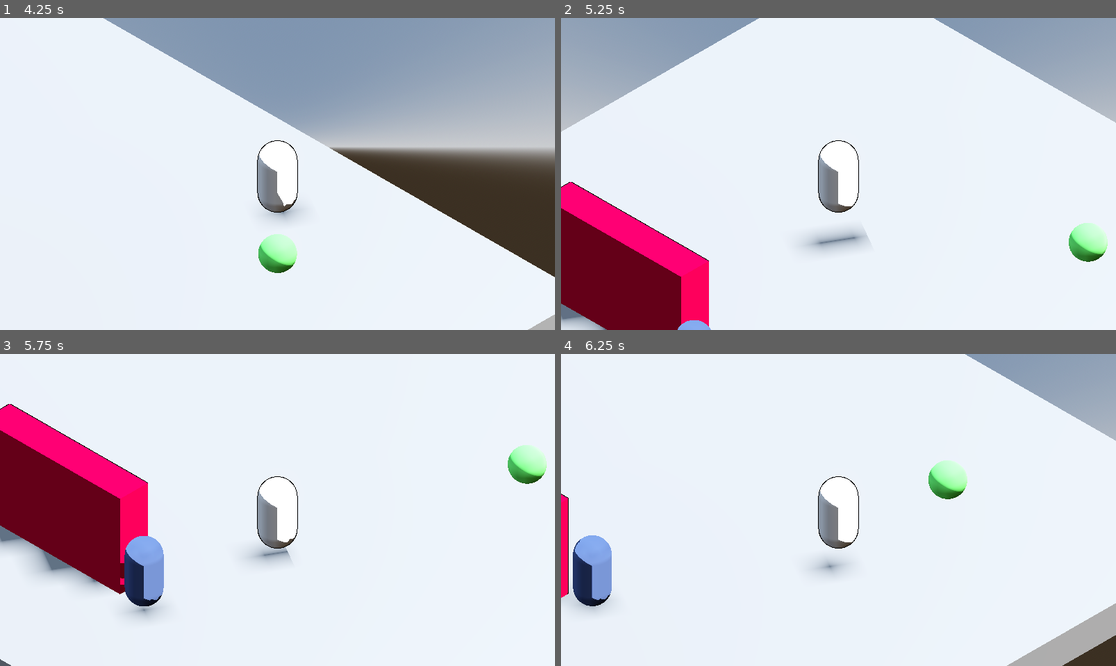
Above: before the commit, frames 1-4 (two rows, left to right).
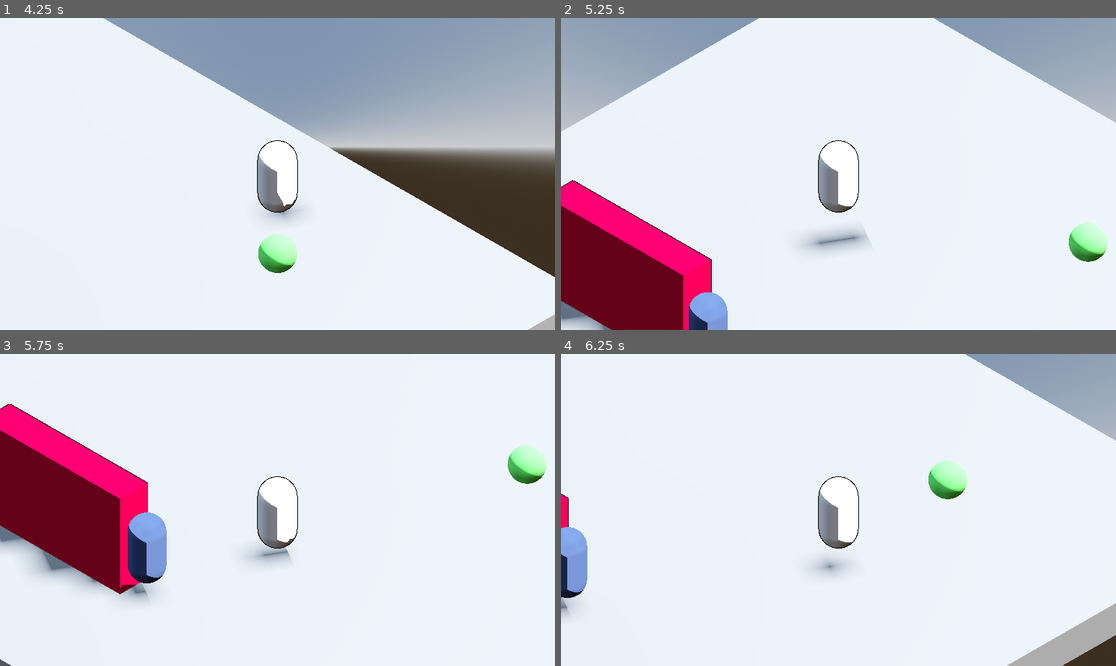
Above: after the commit, the same moments.

Repository: yashGhela/textmeback
Game: Godot game, scene res://levels/devlab.tscn
The game is run twice, just before and just after one commit, with the same random seed, the same clock (stepped at 60 frames per second) and the same inputs. The project has no main scene, so this scene is started directly.
Inputs:
- Up to frame 1 (4.25 s): tap Enter (ui_accept) at 0.5, 0.77, 1.52, 3.02, 3.77 s; hold D (right) 0.53-1.28 s; hold E (interact) 0.53-1.28 s; hold S (back) 1.28-2.03 s; tap E (interact) at 1.35, 2.85 s; hold D (right) 2.03-2.78 s; hold E (interact) 2.03-2.78 s; hold W (forward) 2.78-3.53 s; hold A (left) from 3.53 s (still down); hold E (interact) from 3.53 s (still down)
- Up to frame 2 (5.25 s): release E (interact) at 4.28 s; tap E (interact) at 4.35 s; tap Enter (ui_accept) at 4.52 s; release A (left) at 5.03 s; hold S (back) from 5.03 s (still down); hold E (interact) from 5.03 s (still down)
- Up to frame 3 (5.75 s): keep holding S (back); keep holding E (interact)
- Up to frame 4 (6.25 s): release S (back) at 5.78 s; release E (interact) at 5.78 s; hold D (right) from 5.78 s (still down); tap E (interact) at 5.85 s; tap Enter (ui_accept) at 6.02 s

Frame 1 is identical in both runs. In frame 2, 1.4% of the frame differs, in the area x 0-31%, y 51-100%; in frame 3, 1.7%; in frame 4, 2.0%, in the area x 0-10%, y 55-85%.

Commit message:
adding a scan

Diff:
--- a/game-elements/boss.tscn
+++ b/game-elements/boss.tscn
@@ -20,6 +20,9 @@
 
 [sub_resource type="ConvexPolygonShape3D" id="ConvexPolygonShape3D_oba0a"]
 points = PackedVector3Array(-0.12520654, -0.532801, -0.4805069, 0.022783129, 0.4760704, 0.49888408, 0.16971254, 0.55914 …(1084 unchanged characters)…
+
+[sub_resource type="CylinderShape3D" id="CylinderShape3D_kiwkw"]
+height = 3.2856445
 
 [node name="Boss" type="CharacterBody3D" unique_id=150727419]
 script = ExtResource("1_mn5np")
@@ -52,3 +55,13 @@
 [node name="Find" type="Node" parent="StateMachine" unique_id=899880748]
 script = ExtResource("6_0fyb0")
 metadata/_custom_type_script = "uid://dd0t76g04wuo"
+
+[node name="Scan" type="Node" parent="StateMachine" unique_id=862630858]
+script = ExtResource("6_0fyb0")
+metadata/_custom_type_script = "uid://dd0t76g04wuo"
+
+[node name="seekzone" type="Area3D" parent="." unique_id=2118083472]
+
+[node name="CollisionShape3D" type="CollisionShape3D" parent="seekzone" unique_id=1645848901]
+transform = Transform3D(1, 0, 0, 0, -4.371139e-08, -1, 0, 1, -4.371139e-08, 0, 0, 2)
+shape = SubResource("CylinderShape3D_kiwkw")
--- a/scripts/investigate.gd
+++ b/scripts/investigate.gd
@@ -11,8 +11,9 @@
 
 	var disttoloc= boss.global_position.distance_to(location)
 
-	if disttoloc<0.1:
+	if disttoloc<1.0:
 		boss.velocity=Vector3.ZERO
+		Transitioned.emit(self,"Scan")
 		return
 
 	var dir = boss.global_position.direction_to(location)
--- /dev/null
+++ b/scripts/scan.gd
@@ -0,0 +1 @@
+extends State
Not shown, added: scripts/scan.gd.uid
